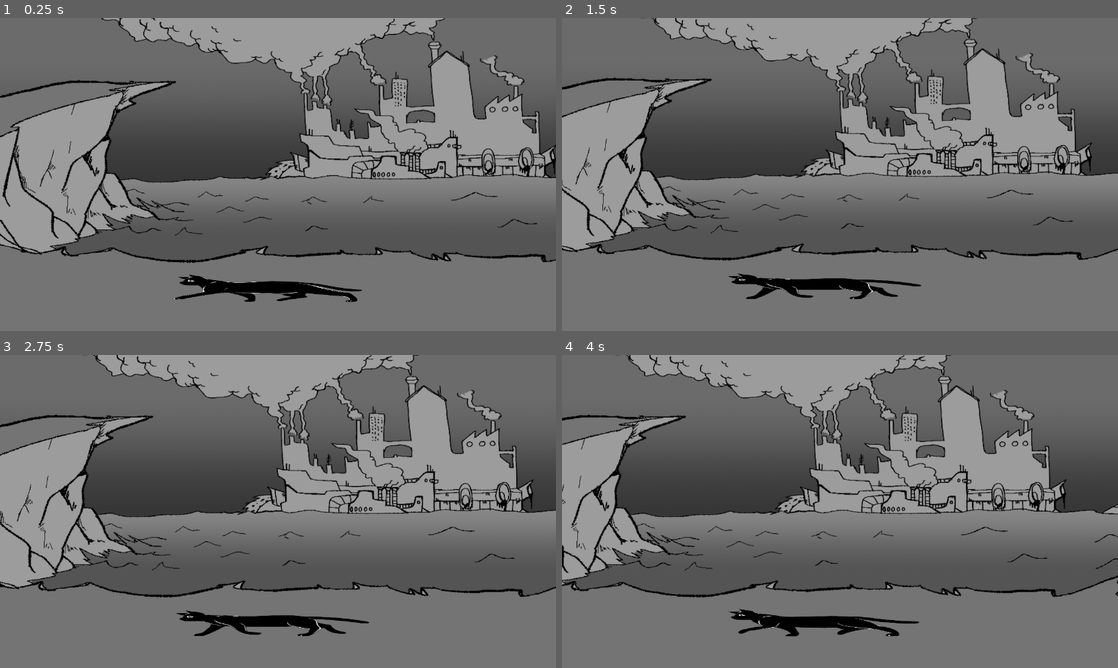
Above: before the commit, frames 1-4 (two rows, left to right).
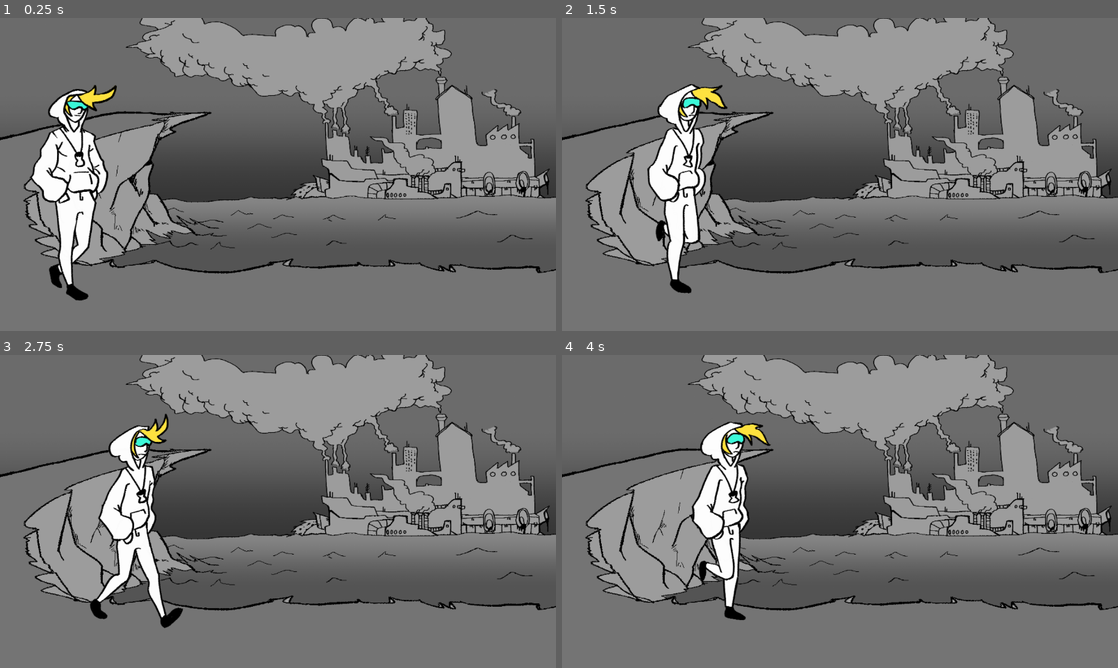
Above: after the commit, the same moments.

Repository: Fixirk/ChronOcean
Game: Godot game, scene res://IntroScene.tscn
The game is run twice, just before and just after one commit, with the same random seed, the same clock (stepped at 60 frames per second) and the same inputs. The engine's default icon, where the game draws it, is replaced by a stand-in: a white triangle on a blue panel in a dark square.
Inputs:
- Up to frame 1 (0.25 s): no input
- Up to frame 2 (1.5 s): hold D (right) 0.53-1.28 s; hold A (left) from 1.28 s (still down)
- Up to frame 3 (2.75 s): release A (left) at 2.03 s; hold D (right) from 2.03 s (still down)
- Up to frame 4 (4 s): release D (right) at 3.53 s; hold A (left) from 3.53 s (still down)

The runs differ from the first frame. In frame 1, 37% of the frame differs, in the area x 0-100%, y 0-91%; in frame 2, 39%; in frame 3, 39%; in frame 4, 42%, in the area x 0-100%, y 0-90%.

Commit message:
🚗🚗🚓animation

Diff:
--- /dev/null
+++ b/IntroScene.gd
@@ -0,0 +1,16 @@
+extends Node2D
+
+
+# Declare member variables here. Examples:
+# var a = 2
+# var b = "text"
+
+
+# Called when the node enters the scene tree for the first time.
+func _ready():
+	pass # Replace with function body.
+
+
+# Called every frame. 'delta' is the elapsed time since the previous frame.
+func _process(delta):
+	$AnimationPlayer.play("Intro-cutscene")
--- a/IntroScene.tscn
+++ b/IntroScene.tscn
@@ -1,18 +1,45 @@
-[gd_scene load_steps=9 format=2]
+[gd_scene load_steps=18 format=2]
 
 [ext_resource path="res://Player.gd" type="Script" id=1]
-[ext_resource path="res://Img/pngegg.png" type="Texture" id=2]
-[ext_resource path="res://icon.png" type="Texture" id=3]
+[ext_resource path="res://assets/Sprite/PersoSpriteSheet.png" type="Texture" id=2]
+[ext_resource path="res://Scientific.gd" type="Script" id=3]
 [ext_resource path="res://assets/background/BG1.png" type="Texture" id=4]
-
-[sub_resource type="CapsuleShape2D" id=1]
-radius = 29.0
-height = 56.0
-
-[sub_resource type="Animation" id=3]
+[ext_resource path="res://assets/Sprite/Scientifique_idle.png" type="Texture" id=5]
+[ext_resource path="res://assets/Sprite/questionmark.png" type="Texture" id=7]
+
+[sub_resource type="RectangleShape2D" id=2]
+extents = Vector2( 62.5312, 37.3333 )
+
+[sub_resource type="Animation" id=5]
+resource_name = "Intro-cutscene"
+
+[sub_resource type="Animation" id=6]
 length = 0.001
-tracks/0/type = "value"
-tracks/0/path = NodePath("Pngegg:frame")
+
+[sub_resource type="CapsuleShape2D" id=7]
+radius = 81.0
+height = 330.0
+
+[sub_resource type="Animation" id=18]
+resource_name = "Idle"
+loop = true
+tracks/0/type = "value"
+tracks/0/path = NodePath("PersoSpriteSheet:frame")
+tracks/0/interp = 1
+tracks/0/loop_wrap = true
+tracks/0/imported = false
+tracks/0/enabled = true
+tracks/0/keys = {
+"times": PoolRealArray( 0, 0.550427 ),
+"transitions": PoolRealArray( 1, 1 ),
+"update": 1,
+"values": [ 0, 1 ]
+}
+
+[sub_resource type="Animation" id=19]
+length = 0.001
+tracks/0/type = "value"
+tracks/0/path = NodePath("PersoSpriteSheet:frame")
 tracks/0/interp = 1
 tracks/0/loop_wrap = true
 tracks/0/imported = false
@@ -24,25 +51,97 @@
 "values": [ 0 ]
 }
 
-[sub_resource type="Animation" id=4]
-resource_name = "go left"
-length = 1.2
-loop = true
-tracks/0/type = "value"
-tracks/0/path = NodePath("Pngegg:frame")
-tracks/0/interp = 1
-tracks/0/loop_wrap = true
-tracks/0/imported = false
-tracks/0/enabled = true
-tracks/0/keys = {
-"times": PoolRealArray( 0, 0.1, 0.2, 0.3, 0.4, 0.5, 0.6, 0.7, 0.8, 0.9, 1 ),
-"transitions": PoolRealArray( 1, 1, 1, 1, 1, 1, 1, 1, 1, 1, 1 ),
-"update": 1,
-"values": [ 0, 0, 1, 2, 3, 4, 5, 6, 7, 8, 11 ]
-}
-
-[sub_resource type="RectangleShape2D" id=2]
-extents = Vector2( 62.5312, 37.3333 )
+[sub_resource type="Animation" id=20]
+resource_name = "Walkright"
+loop = true
+tracks/0/type = "value"
+tracks/0/path = NodePath("PersoSpriteSheet:frame")
+tracks/0/interp = 1
+tracks/0/loop_wrap = true
+tracks/0/imported = false
+tracks/0/enabled = true
+tracks/0/keys = {
+"times": PoolRealArray( 0, 0.248857, 0.549201, 0.853223 ),
+"transitions": PoolRealArray( 1, 1, 1, 1 ),
+"update": 1,
+"values": [ 2, 3, 4, 5 ]
+}
+
+[sub_resource type="Animation" id=11]
+resource_name = "Idle scientiste"
+length = 2.0
+loop = true
+tracks/0/type = "value"
+tracks/0/path = NodePath(".:frame")
+tracks/0/interp = 1
+tracks/0/loop_wrap = true
+tracks/0/imported = false
+tracks/0/enabled = true
+tracks/0/keys = {
+"times": PoolRealArray( 0, 1 ),
+"transitions": PoolRealArray( 1, 1 ),
+"update": 1,
+"values": [ 0, 1 ]
+}
+
+[sub_resource type="Animation" id=12]
+length = 0.001
+tracks/0/type = "value"
+tracks/0/path = NodePath(".:frame")
+tracks/0/interp = 1
+tracks/0/loop_wrap = true
+tracks/0/imported = false
+tracks/0/enabled = true
+tracks/0/keys = {
+"times": PoolRealArray( 0 ),
+"transitions": PoolRealArray( 1 ),
+"update": 0,
+"values": [ 0 ]
+}
+tracks/1/type = "value"
+tracks/1/path = NodePath("../Questionmark:frame")
+tracks/1/interp = 1
+tracks/1/loop_wrap = true
+tracks/1/imported = false
+tracks/1/enabled = true
+tracks/1/keys = {
+"times": PoolRealArray( 0 ),
+"transitions": PoolRealArray( 1 ),
+"update": 0,
+"values": [ 0 ]
+}
+
+[sub_resource type="Animation" id=17]
+resource_name = "questionmark"
+length = 1.3
+loop = true
+tracks/0/type = "value"
+tracks/0/path = NodePath("../Questionmark:frame")
+tracks/0/interp = 1
+tracks/0/loop_wrap = true
+tracks/0/imported = false
+tracks/0/enabled = true
+tracks/0/keys = {
+"times": PoolRealArray( 0, 0.156214, 0.317357, 0.478107, 0.630178, 0.786588, 0.947338, 1.10809 ),
+"transitions": PoolRealArray( 1, 1, 1, 1, 1, 1, 1, 1 ),
+"update": 1,
+"values": [ 0, 1, 3, 5, 7, 9, 11, 12 ]
+}
+tracks/1/type = "value"
+tracks/1/path = NodePath(".:frame")
+tracks/1/interp = 1
+tracks/1/loop_wrap = true
+tracks/1/imported = false
+tracks/1/enabled = true
+tracks/1/keys = {
+"times": PoolRealArray( 0.312427, 1.09783 ),
+"transitions": PoolRealArray( 1, 1 ),
+"update": 1,
+"values": [ 0, 1 ]
+}
+
+[sub_resource type="RectangleShape2D" id=13]
+extents = Vector2( 109.5, 243 )
 
 [node name="Node2D" type="Node2D"]
 position = Vector2( 1, 0 )
@@ -51,42 +150,71 @@
 position = Vector2( 645, 382 )
 texture = ExtResource( 4 )
 
+[node name="StaticBody2D2" type="StaticBody2D" parent="."]
+
+[node name="CollisionShape2D" type="CollisionShape2D" parent="StaticBody2D2"]
+position = Vector2( 644.5, 690 )
+scale = Vector2( 16, 1.125 )
+shape = SubResource( 2 )
+
+[node name="Camera2D" type="Camera2D" parent="."]
+position = Vector2( 655, 361 )
+
+[node name="AnimationPlayer" type="AnimationPlayer" parent="."]
+anims/Intro-cutscene = SubResource( 5 )
+anims/RESET = SubResource( 6 )
+
 [node name="Player" type="KinematicBody2D" parent="."]
-position = Vector2( 258, 611 )
+position = Vector2( 194, 620 )
 script = ExtResource( 1 )
 
-[node name="Pngegg" type="Sprite" parent="Player"]
-position = Vector2( -2.99988, -1 )
-scale = Vector2( 0.26875, 0.2925 )
+[node name="PersoSpriteSheet" type="Sprite" parent="Player"]
+position = Vector2( -392, -198 )
 texture = ExtResource( 2 )
-vframes = 12
+hframes = 6
 
 [node name="Camera2D" type="Camera2D" parent="Player"]
-position = Vector2( -495, -495 )
-anchor_mode = 0
+position = Vector2( -379, -252 )
 current = true
-zoom = Vector2( 0.8, 0.8 )
+zoom = Vector2( 0.9, 0.9 )
+limit_left = -350
+limit_right = 1600
 drag_margin_h_enabled = true
 drag_margin_v_enabled = true
 smoothing_enabled = true
 
 [node name="CollisionShape2D" type="CollisionShape2D" parent="Player"]
-position = Vector2( -7, -3 )
-rotation = 1.5708
-shape = SubResource( 1 )
+position = Vector2( -400, -186 )
+shape = SubResource( 7 )
+
+[node name="Node2D" type="Node2D" parent="Player"]
 
 [node name="AnimationPlayer" type="AnimationPlayer" parent="Player"]
-anims/RESET = SubResource( 3 )
-"anims/go left" = SubResource( 4 )
-
-[node name="Sprite" type="Sprite" parent="."]
-position = Vector2( 1244, 73.9999 )
-scale = Vector2( 1.15625, 1.125 )
-texture = ExtResource( 3 )
-
-[node name="StaticBody2D" type="StaticBody2D" parent="."]
-
-[node name="CollisionShape2D" type="CollisionShape2D" parent="StaticBody2D"]
-position = Vector2( 644.5, 690 )
-scale = Vector2( 16, 1.125 )
-shape = SubResource( 2 )
+anims/Idle = SubResource( 18 )
+anims/RESET = SubResource( 19 )
+anims/Walkright = SubResource( 20 )
+
+[node name="Scientific" type="StaticBody2D" parent="."]
+position = Vector2( 1476, 407 )
+script = ExtResource( 3 )
+
+[node name="ScientifiqueIdle" type="Sprite" parent="Scientific"]
+texture = ExtResource( 5 )
+hframes = 2
+
+[node name="AnimationPlayer" type="AnimationPlayer" parent="Scientific"]
+root_node = NodePath("../ScientifiqueIdle")
+"anims/Idle scientiste" = SubResource( 11 )
+anims/RESET = SubResource( 12 )
+anims/questionmark = SubResource( 17 )
+
+[node name="CollisionShape2D" type="CollisionShape2D" parent="Scientific"]
+position = Vector2( 1.5, 33 )
+shape = SubResource( 13 )
+disabled = true
+
+[node name="Questionmark" type="Sprite" parent="Scientific"]
+position = Vector2( -7.99988, -272 )
+scale = Vector2( 0.230729, 0.264583 )
+texture = ExtResource( 7 )
+vframes = 13
--- a/Player.gd
+++ b/Player.gd
@@ -3,7 +3,7 @@
 const UP = Vector2(0,-1)
 const GRAVITY = 20
 const MAXFALLSPEED = 200
-const MAXSPEED = 80
+const MAXSPEED = 180
 
 
 var motion = Vector2()
@@ -18,6 +18,7 @@
 
 # Called when the node enters the scene tree for the first time.
 func _ready():
+	$AnimationPlayer.play("IdleRight")
 	pass # Replace with function body.
 
 func _physics_process(delta):
@@ -26,17 +27,23 @@
 	if motion.y > MAXFALLSPEED:
 		motion.y = MAXFALLSPEED
 
-	if facing_right == true:
-		$Pngegg.scale.x = 1
-	else:
-		$Pngegg.scale.x = -1
+
 	if Input.is_action_pressed("right"):
 		motion.x = MAXSPEED
 		facing_right =true
-		$AnimationPlayer.play("go left")
+		$AnimationPlayer.play("Walkright")
+
 	elif Input.is_action_pressed("left"):
 		motion.x = -MAXSPEED
+		$AnimationPlayer.play("Walkright")
 	else:
 		motion.x =0
 
+	print($AnimationPlayer.get_queue())
+
+
+
+
+	$AnimationPlayer.play("IdleRight")
+	print(motion)
 	motion = move_and_slide(motion,UP)
--- /dev/null
+++ b/Scientific.gd
@@ -0,0 +1,27 @@
+extends StaticBody2D
+
+
+# Declare member variables here. Examples:
+# var a = 2
+# var b = "text"
+
+#var active = false
+# Called when the node enters the scene tree for the first time.
+func _ready():
+#	connect('body_entered',self,'_on_NPC_body_entered')
+#	connect('body_entered',self,'_on_NPC_body_exited')
+
+	$AnimationPlayer.play("questionmark")
+	pass
+ # Replace with function body.
+
+#func _on_NPC_body_entered(body):
+#	if body.name == 'Player':
+#		active= true
+
+#func _on_NPC_body_exited(body):
+#	if body.name == 'Player':
+#		active= false
+# Called every frame. 'delta' is the elapsed time since the previous frame.
+#func _process(delta):
+#	pass
--- /dev/null
+++ b/Scroller.tscn
@@ -0,0 +1,71 @@
+[gd_scene load_steps=6 format=2]
+
+[ext_resource path="res://Player.gd" type="Script" id=1]
+[ext_resource path="res://assets/Sprite/IdleRight.png" type="Texture" id=2]
+
+[sub_resource type="CapsuleShape2D" id=1]
+radius = 29.0
+height = 56.0
+
+[sub_resource type="Animation" id=2]
+resource_name = "IdleRight"
+length = 2.0
+loop = true
+tracks/0/type = "value"
+tracks/0/path = NodePath("IdleRight:frame")
+tracks/0/interp = 1
+tracks/0/loop_wrap = true
+tracks/0/imported = false
+tracks/0/enabled = true
+tracks/0/keys = {
+"times": PoolRealArray( 0, 1 ),
+"transitions": PoolRealArray( 1, 1 ),
+"update": 1,
+"values": [ 0, 1 ]
+}
+
+[sub_resource type="Animation" id=3]
+length = 0.001
+tracks/0/type = "value"
+tracks/0/path = NodePath("IdleRight:frame")
+tracks/0/interp = 1
+tracks/0/loop_wrap = true
+tracks/0/imported = false
+tracks/0/enabled = true
+tracks/0/keys = {
+"times": PoolRealArray( 0 ),
+"transitions": PoolRealArray( 1 ),
+"update": 0,
+"values": [ 0 ]
+}
+
+[node name="Node2D" type="Node2D"]
+
+[node name="Player" type="KinematicBody2D" parent="."]
+position = Vector2( 600, 611 )
+script = ExtResource( 1 )
+
+[node name="IdleRight" type="Sprite" parent="Player"]
+position = Vector2( 60, -388 )
+texture = ExtResource( 2 )
+hframes = 2
+
+[node name="Camera2D" type="Camera2D" parent="Player"]
+position = Vector2( -554, -579 )
+anchor_mode = 0
+current = true
+zoom = Vector2( 0.9, 0.9 )
+drag_margin_h_enabled = true
+drag_margin_v_enabled = true
+smoothing_enabled = true
+
+[node name="CollisionShape2D" type="CollisionShape2D" parent="Player"]
+position = Vector2( -7, -3 )
+rotation = 1.5708
+shape = SubResource( 1 )
+
+[node name="Node2D" type="Node2D" parent="Player"]
+
+[node name="AnimationPlayer" type="AnimationPlayer" parent="Player"]
+anims/IdleRight = SubResource( 2 )
+anims/RESET = SubResource( 3 )
Binary file added: Perso_walk.png
Not shown, added: Perso_walk.png.import
Binary file added: assets/Sprite/IdleRight.png
Not shown, added: assets/Sprite/IdleRight.png.import
Binary file added: assets/Sprite/PersoSpriteSheet.png
Not shown, added: assets/Sprite/PersoSpriteSheet.png.import
Binary file added: assets/Sprite/Perso_walk.png
Not shown, added: assets/Sprite/Perso_walk.png.import
Binary file added: assets/Sprite/Scientifique_idle.png
Not shown, added: assets/Sprite/Scientifique_idle.png.import
Binary file added: assets/Sprite/idle1.png
Not shown, added: assets/Sprite/idle1.png.import
(and 3 more such lines)
